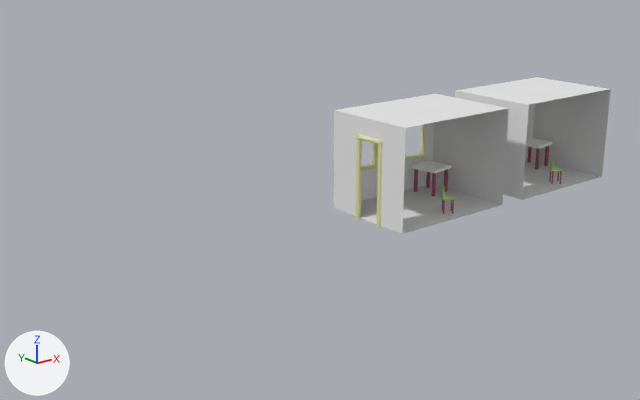
A saved change to the Blender file blender/room_for_parallax.blend.
Before and after are seen from a camera (50 mm lens) standing at (-15.65, -12.11, 5.49) and looking at (-5.59, 0.47, 0.46). Lighting does not change. The marker at lower left points along +X, +Y and +Z.

Objects in the first picture: 'Cube', 'Cube.001', 'Tube.011', 'Tube.012', 'Tube.013', 'Tube.018', 'Tube.021'.
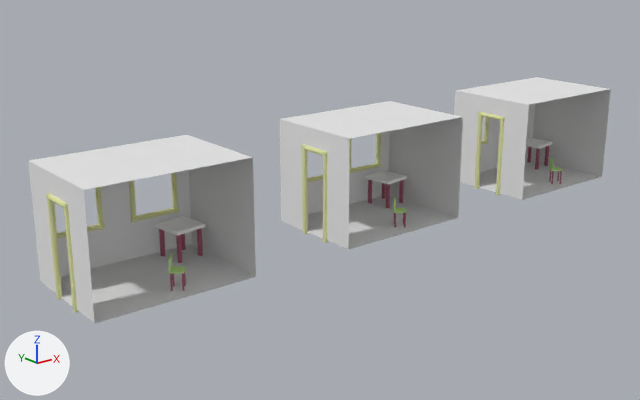
The change, as a diff of the scene's bpy script:
```diff
--- a/blender/room_for_parallax.blend.py
+++ b/blender/room_for_parallax.blend.py
@@ me_tableleg_002 @@
+me_tableleg_002 = me_tableleg.copy(); me_tableleg_002.name = 'TableLeg.002'  # the mesh of ob_circle_001
@@ me_tube_008 @@
+me_tube_008 = me_tube_002.copy(); me_tube_008.name = 'Tube.008'  # the mesh of ob_tube_002
@@ me_tube_009 @@
+me_tube_009 = me_tube_003.copy(); me_tube_009.name = 'Tube.009'  # the mesh of ob_tube_004
@@ me_tube_011 @@
+me_tube_011 = me_tube_005.copy(); me_tube_011.name = 'Tube.011'  # the mesh of ob_tube_009
@@ ob_cube_001 @@
 ob_cube_001 = bpy.data.objects.new('Cube.001', me_cube_007)
-ob_cube_001.location = (-3.4, 0.02, 1.0)
+ob_cube_001.location = (-4.71, 0.02, 1.0)
@@ ob_tube_021 @@
 ob_tube_021 = bpy.data.objects.new('Tube.021', me_tube_006)
-ob_tube_021.location = (-4.5, 1.02, 0.7)
+ob_tube_021.location = (-5.81, 1.02, 0.7)
 ob_tube_021.rotation_euler = (1.571, 0.0, 1.571)  # degrees (90, 0, 90)
@@ ob_tube_018 @@
 ob_tube_018 = bpy.data.objects.new('Tube.018', me_tube_007)
-ob_tube_018.location = (-3.7, 1.02, 0.7)
+ob_tube_018.location = (-5.01, 1.02, 0.7)
 ob_tube_018.rotation_euler = (1.571, 0.0, 1.571)  # degrees (90, 0, 90)
@@ ob_tube_013 @@
 ob_tube_013 = bpy.data.objects.new('Tube.013', me_tube_001)
-ob_tube_013.location = (-4.8, -0.29, 1.6)
+ob_tube_013.location = (-6.11, -0.29, 1.6)
 ob_tube_013.rotation_euler = (1.571, 0.0, 3.142)  # degrees (90, 0, 180)
@@ ob_tube_012 @@
 ob_tube_012 = bpy.data.objects.new('Tube.012', me_tube)
-ob_tube_012.location = (-4.8, -0.34, 0.01)
+ob_tube_012.location = (-6.11, -0.34, 0.01)
 ob_tube_012.rotation_euler = (0.0, 0.0, 3.142)  # degrees (0, 0, 180)
@@ ob_tube_011 @@
 ob_tube_011 = bpy.data.objects.new('Tube.011', me_tube)
-ob_tube_011.location = (-4.8, 0.26, 0.01)
+ob_tube_011.location = (-6.11, 0.26, 0.01)
 ob_tube_011.rotation_euler = (0.0, 0.0, 3.142)  # degrees (0, 0, 180)
@@ ob_cube_002 @@
+ob_cube_002 = bpy.data.objects.new('Cube.002', me_cube_007.copy())  # the mesh of ob_cube_001
+ob_cube_002.location = (-9.5, -0.01, 1.0)
@@ ob_tabletop_002 @@
+ob_tabletop_002 = bpy.data.objects.new('TableTop.002', me_cube_001.copy())  # the mesh of ob_tabletop
+ob_tabletop_002.location = (-8.54, 0.59, 0.54)
+ob_tabletop_002.rotation_euler = (0.0, 0.0, 0.147)  # degrees (0, 0, 8.4)
@@ ob_circle_014 @@
+ob_circle_014 = bpy.data.objects.new('Circle.014', me_tableleg_002)
+ob_circle_014.location = (-8.8, 0.79, 0.54)
+ob_circle_014.rotation_euler = (0.0, 0.0, 0.147)  # degrees (0, 0, 8.4)
@@ ob_circle_015 @@
+ob_circle_015 = bpy.data.objects.new('Circle.015', me_tableleg_002)
+ob_circle_015.location = (-8.73, 0.33, 0.54)
+ob_circle_015.rotation_euler = (0.0, 0.0, 0.147)  # degrees (0, 0, 8.4)
@@ ob_circle_016 @@
+ob_circle_016 = bpy.data.objects.new('Circle.016', me_tableleg_002)
+ob_circle_016.location = (-8.28, 0.41, 0.54)
+ob_circle_016.rotation_euler = (0.0, 0.0, 0.147)  # degrees (0, 0, 8.4)
@@ ob_circle_017 @@
+ob_circle_017 = bpy.data.objects.new('Circle.017', me_tableleg_002)
+ob_circle_017.location = (-8.36, 0.85, 0.54)
+ob_circle_017.rotation_euler = (0.0, 0.0, 0.147)  # degrees (0, 0, 8.4)
@@ ob_chairmiddle_002 @@
+ob_chairmiddle_002 = bpy.data.objects.new('ChairMiddle.002', me_cube_002.copy())  # the mesh of ob_chairmiddle
+ob_chairmiddle_002.location = (-9.32, -0.63, 0.31)
+ob_chairmiddle_002.rotation_euler = (0.0, 0.0, -0.65)  # degrees (0, 0, -37)
+ob_chairmiddle_002.scale = (0.4, 0.4, 0.4)
@@ ob_chairtop_002 @@
+ob_chairtop_002 = bpy.data.objects.new('ChairTop.002', me_cube_002.copy())  # the mesh of ob_chairmiddle
+ob_chairtop_002.location = (-9.4, -0.57, 0.42)
+ob_chairtop_002.rotation_euler = (-0.65, -1.571, 0.0)  # degrees (-37, -90, 0)
+ob_chairtop_002.scale = (0.4, 0.376, 0.4)
@@ ob_tube_022 @@
+ob_tube_022 = bpy.data.objects.new('Tube.022', me_tube_008)
+ob_tube_022.location = (-10.6, 0.99, 0.7)
+ob_tube_022.rotation_euler = (1.571, 0.0, 1.571)  # degrees (90, 0, 90)
@@ ob_tube_023 @@
+ob_tube_023 = bpy.data.objects.new('Tube.023', me_tube_009)
+ob_tube_023.location = (-10.6, 0.99, 0.7)
+ob_tube_023.rotation_euler = (1.571, 0.0, 1.571)  # degrees (90, 0, 90)
@@ ob_tube_025 @@
+ob_tube_025 = bpy.data.objects.new('Tube.025', me_tube_009)
+ob_tube_025.location = (-9.8, 0.99, 0.7)
+ob_tube_025.rotation_euler = (1.571, 0.0, 1.571)  # degrees (90, 0, 90)
@@ ob_tube_026 @@
+ob_tube_026 = bpy.data.objects.new('Tube.026', me_tube_009)
+ob_tube_026.location = (-8.4, 0.99, 0.7)
+ob_tube_026.rotation_euler = (1.571, 0.0, 1.571)  # degrees (90, 0, 90)
@@ ob_tube_028 @@
+ob_tube_028 = bpy.data.objects.new('Tube.028', me_tube_009)
+ob_tube_028.location = (-9.2, 0.99, 0.7)
+ob_tube_028.rotation_euler = (1.571, 0.0, 1.571)  # degrees (90, 0, 90)
@@ ob_tube_029 @@
+ob_tube_029 = bpy.data.objects.new('Tube.029', me_tube_008)
+ob_tube_029.location = (-9.2, 0.99, 0.7)
+ob_tube_029.rotation_euler = (1.571, 0.0, 1.571)  # degrees (90, 0, 90)
@@ ob_tube_030 @@
+ob_tube_030 = bpy.data.objects.new('Tube.030', me_tube_004.copy())  # the mesh of ob_tube_008
+ob_tube_030.location = (-10.9, -0.32, 1.6)
+ob_tube_030.rotation_euler = (1.571, 0.0, 3.142)  # degrees (90, 0, 180)
@@ ob_tube_031 @@
+ob_tube_031 = bpy.data.objects.new('Tube.031', me_tube_011)
+ob_tube_031.location = (-10.9, -0.36, 0.01)
+ob_tube_031.rotation_euler = (0.0, 0.0, 3.142)  # degrees (0, 0, 180)
@@ ob_tube_032 @@
+ob_tube_032 = bpy.data.objects.new('Tube.032', me_tube_011)
+ob_tube_032.location = (-10.9, 0.24, 0.01)
+ob_tube_032.rotation_euler = (0.0, 0.0, 3.142)  # degrees (0, 0, 180)
```

What differs and where, as boxes (x1, y1, x2, y2) in the pictures (640 x 400 px):
'Cube.002', added: after (28, 135, 256, 323)
'Cube.001', moved: before (334, 94, 509, 234); after (280, 101, 463, 250)
'Tube.011', moved: before (356, 134, 362, 220); after (302, 144, 308, 234)
'Tube.012', moved: before (376, 140, 382, 228); after (323, 151, 328, 243)
'Tube.032', added (beige): after (47, 193, 62, 300)
'TableTop.002', added: after (155, 216, 205, 236)
'Tube.031', added (beige): after (63, 202, 79, 313)
'Tube.029', added: after (131, 208, 179, 222)
'Tube.025', added: after (95, 187, 104, 230)
'Tube.013', moved: before (356, 135, 382, 145); after (301, 145, 327, 157)
'Tube.028', added: after (129, 180, 137, 222)
'Tube.026', added: after (171, 172, 178, 213)
'Tube.021', moved: before (361, 164, 378, 171); after (307, 175, 323, 183)
'Tube.022', added: after (57, 223, 105, 238)
'Circle.015', added: after (176, 235, 182, 263)
'Circle.016', added: after (197, 228, 203, 256)
'Circle.014', added: after (159, 229, 166, 256)
'Tube.030', added: after (46, 194, 68, 210)
'ChairMiddle.002', added: after (168, 266, 186, 274)
'Tube.018', moved (not visible afterwards): before (373, 143, 378, 168)
'Circle.017', added: after (181, 234, 186, 250)
'ChairTop.002', added: after (168, 253, 173, 272)
'Tube.023', added: after (54, 206, 58, 239)
